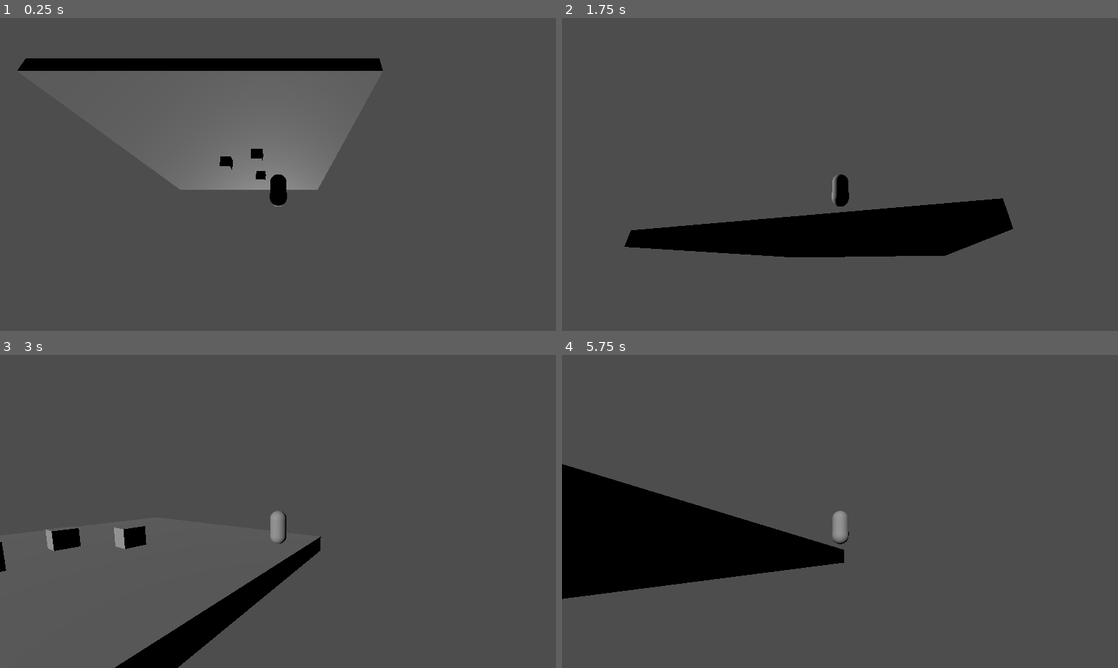
Above: before the commit, frames 1-4 (two rows, left to right).
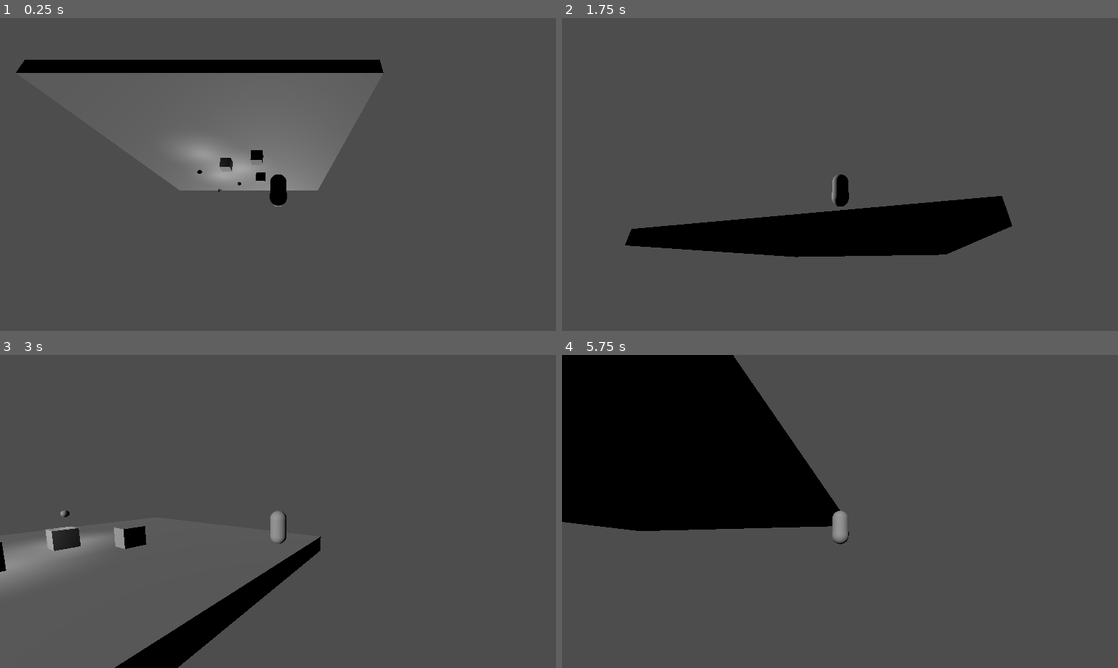
Above: after the commit, the same moments.

Repository: NaxeCode/Constellara
Game: Godot game, scene res://scenes/world.tscn
Same seed, same stepped clock (60 frames per second), same inputs: the game is played once before the commit and once after it.
Inputs (mouse positions are in pixels of both pictures, inside the frame that each line leads up to):
- Up to frame 1 (0.25 s): no input
- Up to frame 2 (1.75 s): move the mouse to (867, 174) at 0.52 s; hold W (move_forward) from 0.53 s (still down); tap Q (cam_center) at 0.6, 1.35 s; tap Space (jump) at 0.77, 1.52 s; move the mouse to (812, 174) at 1.27 s
- Up to frame 3 (3 s): keep holding W (move_forward); move the mouse to (289, 505) at 2.02 s; tap Q (cam_center) at 2.1, 2.85 s; move the mouse to (272, 517) at 2.77 s
- Up to frame 4 (5.75 s): keep holding W (move_forward); tap Space (jump) at 3.02, 3.77, 4.52 s; move the mouse to (878, 514) at 3.52 s; tap Q (cam_center) at 3.6, 4.35, 5.1 s; move the mouse to (795, 508) at 4.27 s; move the mouse to (845, 511) at 5.02 s

The runs differ from the first frame. In frame 1, 1.5% of the frame differs, in the area x 2-69%, y 12-56%; in frame 2, 0.7%; in frame 3, 1.5%; in frame 4, 27%, in the area x 0-51%, y 0-78%.

Commit message:
Added gamestate, implemented star shards

Diff:
--- a/project.godot
+++ b/project.godot
@@ -13,6 +13,10 @@
 config/name="Constellara"
 run/main_scene="uid://c7k1m06lk0qq6"
 config/features=PackedStringArray("4.4", "Forward Plus")
+
+[autoload]
+
+GameState="*res://scripts/game_state.gd"
 
 [display]
 
@@ -41,6 +45,7 @@
 move_left={
 "deadzone": 0.2,
 "events": [Object(InputEventKey,"resource_local_to_scene":false,"resource_name":"","device":-1,"window_id":0,"alt_press …(195 unchanged characters)…
+, Object(InputEventKey,"resource_local_to_scene":false,"resource_name":"","device":-1,"window_id":0,"alt_pressed":false,"shift_pressed":false,"ctrl_pressed":false,"meta_pressed":false,"pressed":false,"keycode":0,"physical_keycode":65,"key_label":0,"unicode":97,"location":0,"echo":false,"script":null)
 ]
 }
 move_right={
@@ -80,3 +85,7 @@
 , Object(InputEventKey,"resource_local_to_scene":false,"resource_name":"","device":-1,"window_id":0,"alt_pressed":false …(183 unchanged characters)…
 ]
 }
+
+[physics]
+
+3d/default_gravity=13.8
--- /dev/null
+++ b/scenes/world.gd
@@ -0,0 +1,11 @@
+extends Node3D
+
+func _ready():
+	# Wait one frame so every Star Shard has entered the scene tree
+	await get_tree().process_frame
+
+	# 1) Count how many shards are present
+	GameState.total_shards = get_tree().get_nodes_in_group("star_shards").size()
+
+	# 2) Reset the player’s progress for this level
+	GameState.shards_collected = 0
--- a/scenes/world.tscn
+++ b/scenes/world.tscn
@@ -1,12 +1,15 @@
-[gd_scene load_steps=4 format=3 uid="uid://c7k1m06lk0qq6"]
+[gd_scene load_steps=6 format=3 uid="uid://c7k1m06lk0qq6"]
 
+[ext_resource type="Script" uid="uid://bk00nxk17edgo" path="res://scenes/world.gd" id="1_4wyf3"]
 [ext_resource type="PackedScene" uid="uid://b13cnej0utfv2" path="res://scenes/player/player.tscn" id="1_nnsk1"]
+[ext_resource type="PackedScene" uid="uid://cctecm1kxjm4k" path="res://scenes/items/star_shard.tscn" id="2_rwgxs"]
 
 [sub_resource type="BoxShape3D" id="BoxShape3D_e5uuo"]
 
 [sub_resource type="BoxMesh" id="BoxMesh_nnsk1"]
 
 [node name="World" type="Node3D"]
+script = ExtResource("1_4wyf3")
 
 [node name="StaticBody3D" type="StaticBody3D" parent="."]
 
@@ -37,3 +40,14 @@
 
 [node name="Player" parent="." instance=ExtResource("1_nnsk1")]
 transform = Transform3D(1, 0, 0, 0, 1, 0, 0, 0, 1, 4.28316, 6.44838, -6.37284)
+
+[node name="star_shards" type="Node" parent="."]
+
+[node name="StarShard3" parent="star_shards" instance=ExtResource("2_rwgxs")]
+transform = Transform3D(1, 0, 0, 0, 1, 0, 0, 0, 1, -2.59991, 2.30225, 4.63982)
+
+[node name="StarShard" parent="star_shards" instance=ExtResource("2_rwgxs")]
+transform = Transform3D(1, 0, 0, 0, 1, 0, 0, 0, 1, 0.0996447, 2.30225, 2.40953)
+
+[node name="StarShard2" parent="star_shards" instance=ExtResource("2_rwgxs")]
+transform = Transform3D(1, 0, 0, 0, 1, 0, 0, 0, 1, -3.02266, 2.30225, -0.704073)
--- /dev/null
+++ b/scripts/game_state.gd
@@ -0,0 +1,6 @@
+extends Node
+var total_shards   : int = 0         # placed in current level
+var shards_collected : int = 0
+
+func add_shard():
+	shards_collected += 1
Not shown, added: scenes/world.gd.uid
Not shown, added: scripts/game_state.gd.uid
